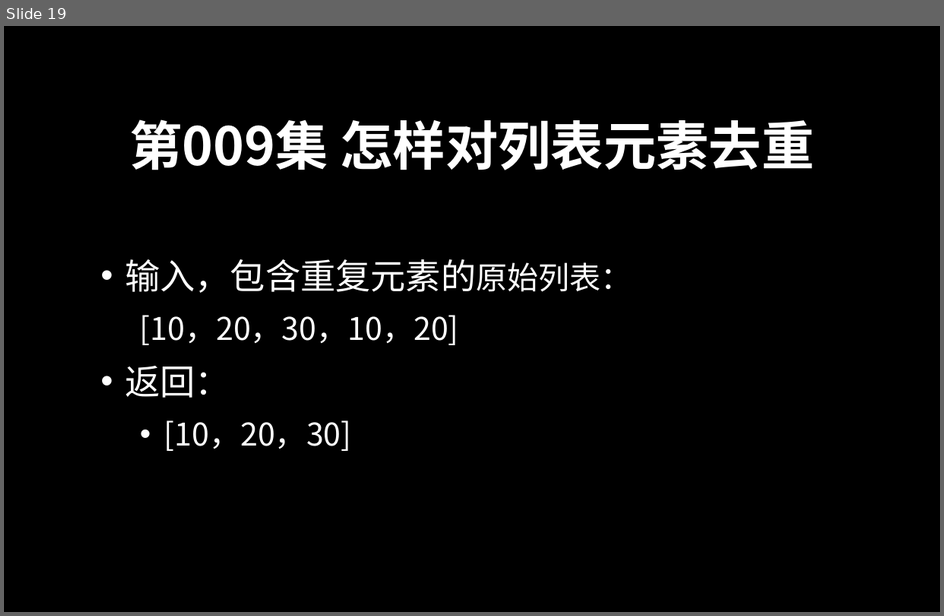
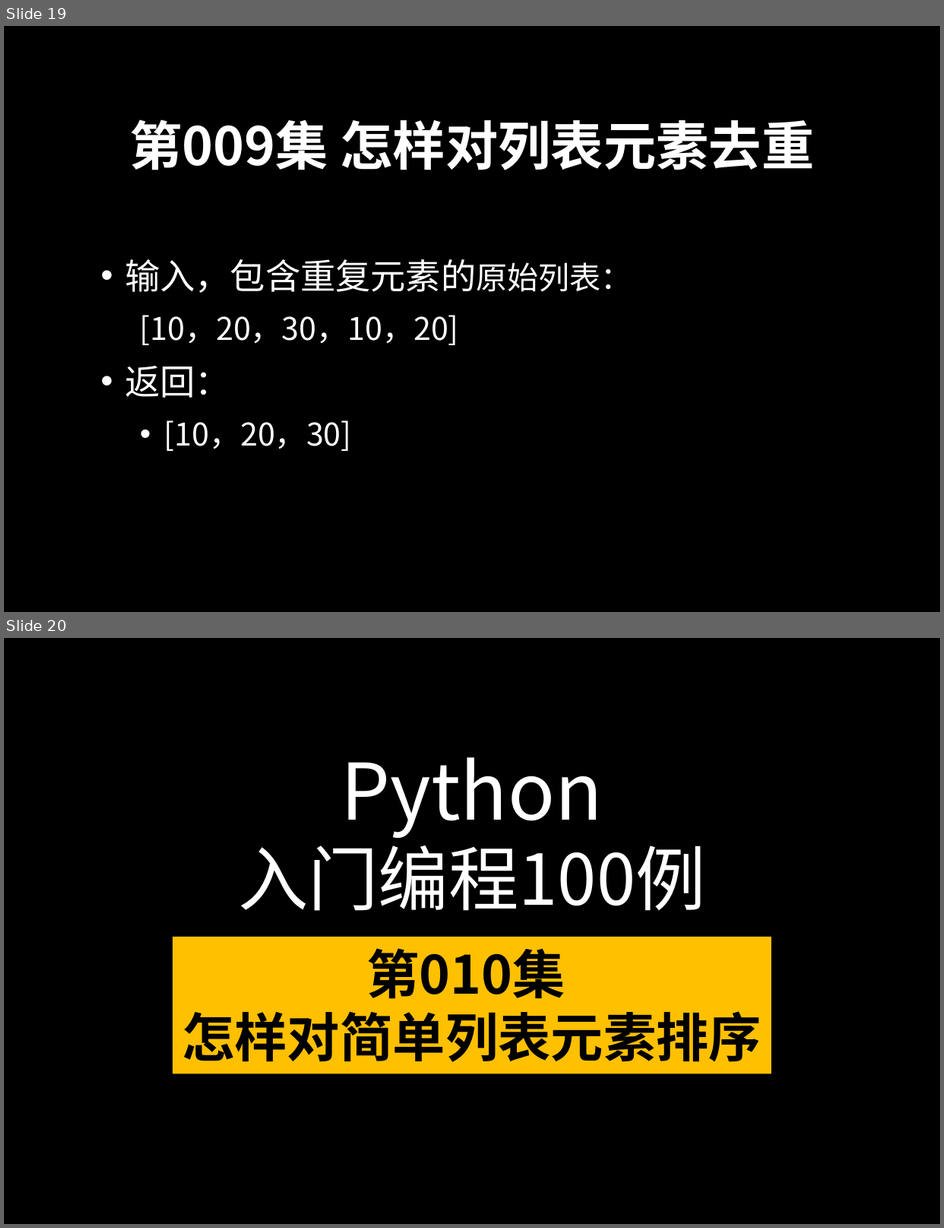
Before and after one commit to peiss/ant-learn-python-100P, a slide deck: docs/Python入门编程100例.pptx. Shown one above the other, each under a label of ours: slide 19 before the commit, slides 19 and 20 after it. The pictures are 944x616 and 944x1228 pixels, drawn with LibreOffice and Linux fonts; fonts in the diff are those of the drawing; background and template pictures are left out. Boxes give left, top, right and bottom in pixels: in the first picture for what was removed or moved away, otherwise in the second. Text is boxed around its words. In the diff, an @@ line names an element or a change of style, - is before the commit and + after.

```diff
--- a/docs/Python入门编程100例.pptx
+++ b/docs/Python入门编程100例.pptx
@@ slide 20 added at (4,638,940,1224), background picture (left out) @@
@@ text added at (238,757,706,911), 54 pt, text #FFFFFF @@
+Python
+入门编程100例
@@ rectangle added at (173,937,772,1073), fill #FFC000, 40.5 pt, text #000000, bold @@
+第010集
+怎样对简单列表元素排序
```
Also in this commit, not shown: 1 other slide added, 2 other files.
